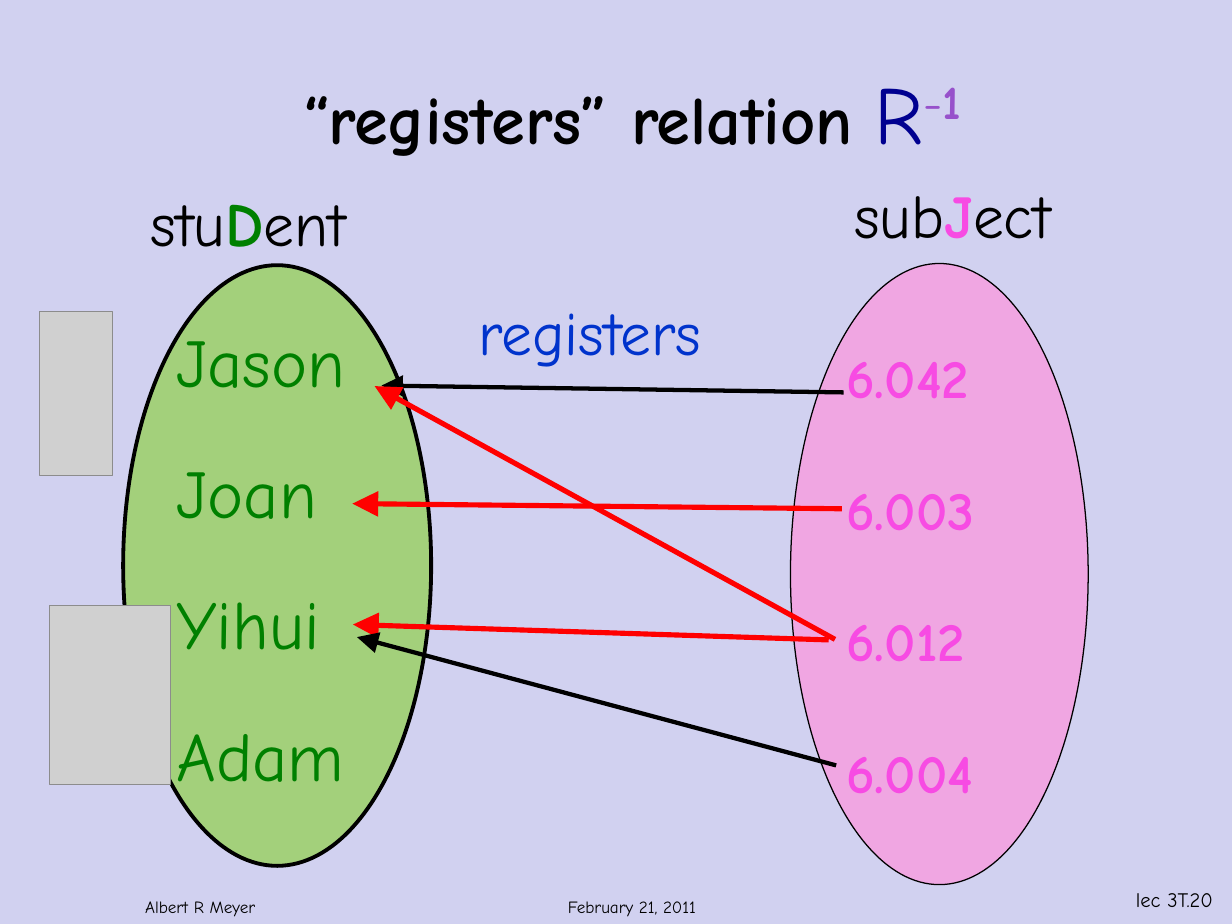
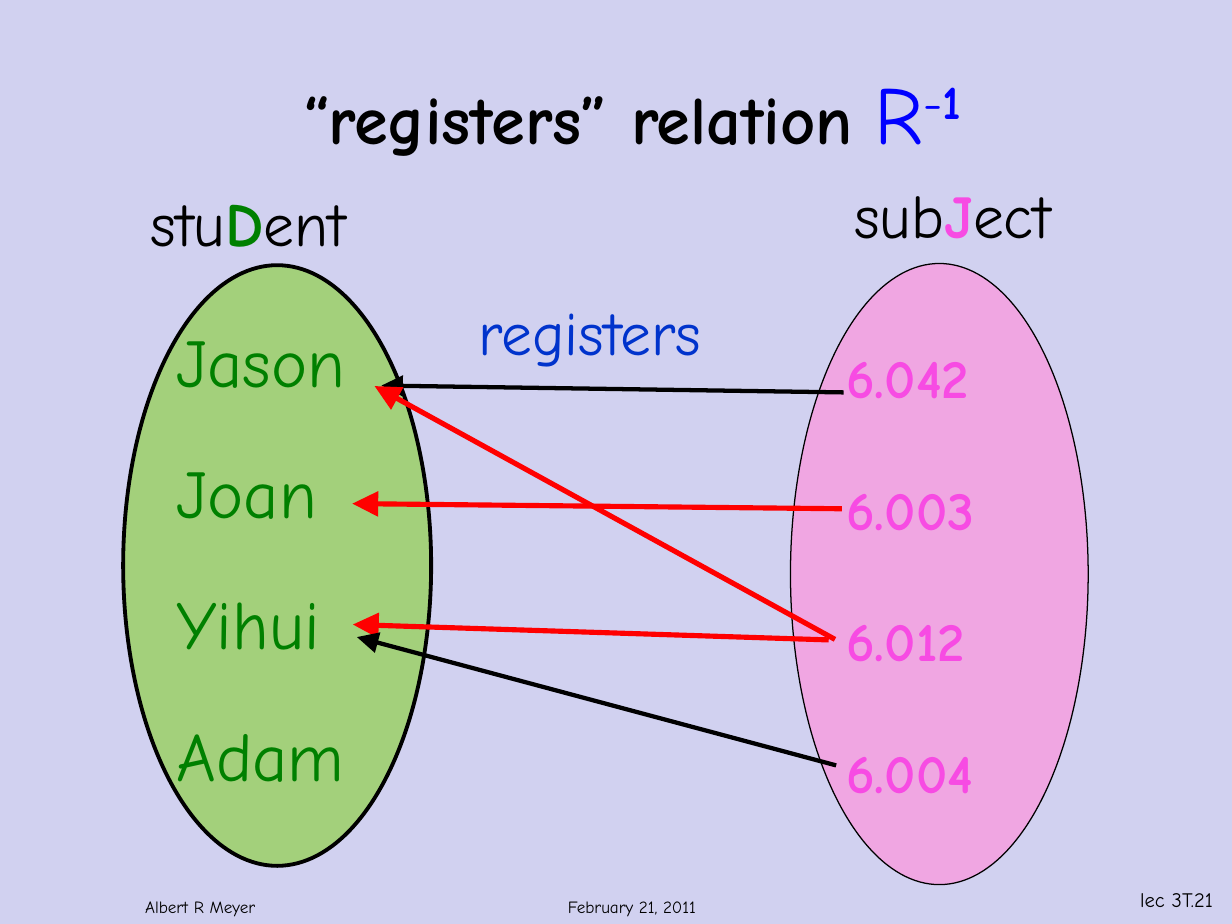
Before and after one commit to armeyer/mcs_web, a slide deck: slide 21 of spring12/slidesS12/relations.pptx (slide 20 before the commit). Drawn at 1232x924 pixels with LibreOffice and Linux fonts; fonts in the diff are those of the drawing; grey boxes stand for pictures; background and template pictures are left out. Boxes give left, top, right and bottom in pixels: in the first picture for what was removed or moved away, otherwise in the second. Text is boxed around its words. In the diff, an @@ line names an element or a change of style, - is before the commit and + after.

```diff
--- a/spring12/slidesS12/relations.pptx
+++ b/spring12/slidesS12/relations.pptx
@@ text "“registers” relation R-1" at (x1=303, y1=87, x2=962, y2=156): text colour #000090 to #0000FF, text colour #9751CB to #0000FF in "R-1" @@
@@ picture removed at (x1=39, y1=312, x2=113, y2=476) @@
@@ picture removed at (x1=49, y1=606, x2=170, y2=785) @@
@@ page number at (x1=1140, y1=893, x2=1213, y2=907): text changed @@
-lec 3T.20
+lec 3T.21
```
Also in this commit, not shown: 17 other slides changed, 2 slides added, 1 slide removed.
